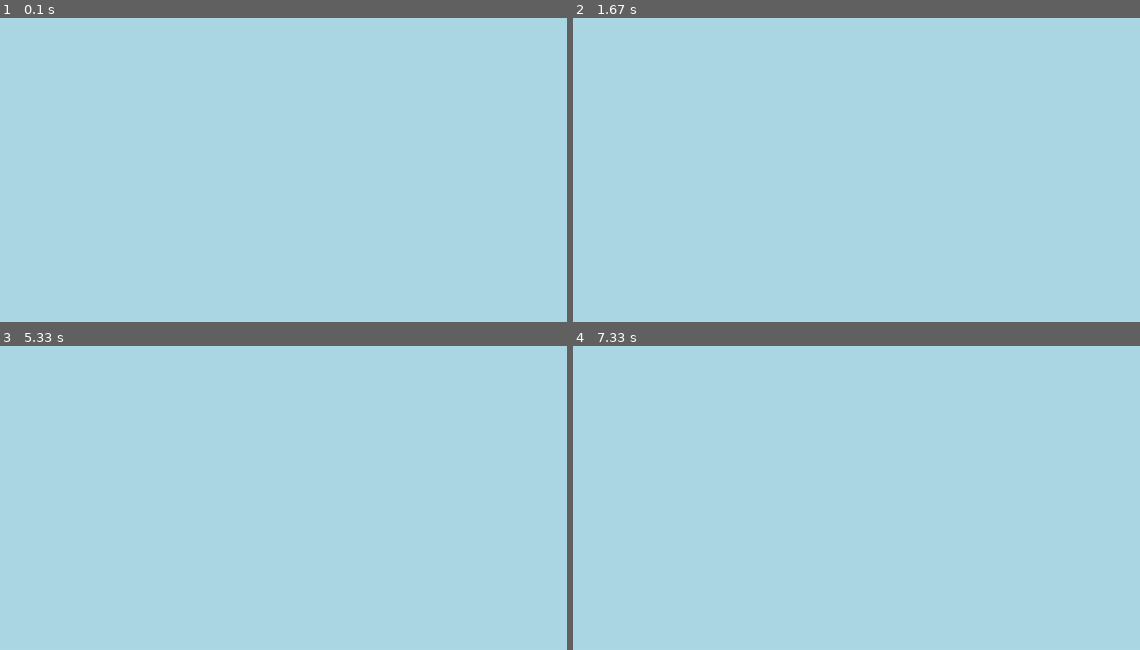
Above: before the commit, frames 1-4 (two rows, left to right).
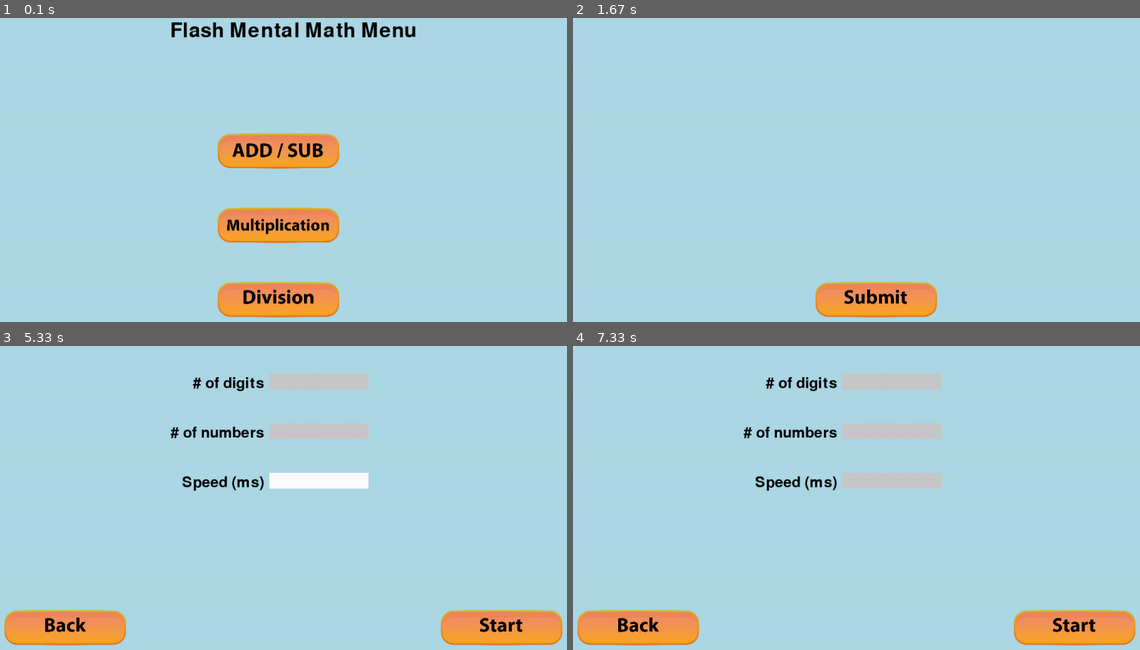
Above: after the commit, the same moments.

Repository: ATOMiNATiON/flashMental
Game: pygame game, started from src/main.py
Two runs of this game, one before a commit and one after it. Both use one fixed random seed, a clock stepped at 60 frames per second and the inputs below.
Inputs (mouse positions are in pixels of both pictures, inside the frame that each line leads up to):
- Up to frame 1 (0.1 s): no input
- Up to frame 2 (1.67 s): click (862, 176) at 0.38 s; click (1071, 297) at 0.72 s; click (873, 297) at 1.05 s; click (1094, 300) at 1.38 s
- Up to frame 3 (5.33 s): click (260, 595) at 2.22 s; click (62, 625) at 2.55 s; click (277, 555) at 3.05 s; click (277, 625) at 4.38 s; click (317, 488) at 5.22 s
- Up to frame 4 (7.33 s): click (675, 479) at 5.55 s; click (669, 634) at 6.38 s; click (850, 482) at 6.72 s; click (799, 488) at 7.05 s

The runs differ from the first frame. In frame 1, 8.4% of the frame differs, in the area x 30-74%, y 1-99%; in frame 2, 2.4%; in frame 3, 8.4%; in frame 4, 8.3%.

Commit message:
The add/sub option goes to new page and there exists input boxes

Diff:
--- a/src/main.py
+++ b/src/main.py
@@ -1,28 +1,132 @@
 import pygame
+import button
+from generate import Problem
+from input_box import InputBox
 
-def main():
-    # pygame setup
-    pygame.init()
-    screen = pygame.display.set_mode((1280, 720))
-    clock = pygame.time.Clock()
+# Constants
+SCREEN_WIDTH = 1280
+SCREEN_HEIGHT = 720
+BLACK = (0, 0, 0)
+
+# pygame setup
+pygame.init()
+pygame.display.set_caption("Flash Mental")
+screen = pygame.display.set_mode((SCREEN_WIDTH, SCREEN_HEIGHT))
+
+# add / sub display (actually playing now)
+def play_add_sub():
+    # setting game title
     running = True
 
+    # buttons
+    submit_button_img = pygame.image.load("../img/submit.png").convert_alpha()
+    submit_button = button.Button(500, 500, submit_button_img, 0.16)
+
+    # Game loop
     while running:
-        # poll for events
-        # pygame.QUIT event means the user clicked X to close your window
+
+        screen.fill("lightblue")
+
         for event in pygame.event.get():
             if event.type == pygame.QUIT:
                 running = False
 
-        # fill the screen with a color to wipe away anything from last frame
+        if submit_button.draw(screen):
+            return
+
+        pygame.display.update()
+
+    pygame.quit()
+
+# add / sub game options
+def add_sub_game():
+    # setting game title
+    pygame.display.set_caption("Addition/Subtraction")
+    running = True
+
+    # create a "back button" & "start button" instance
+    back_button_img = pygame.image.load("../img/back.png").convert_alpha()
+    start_button_img = pygame.image.load("../img/start.png").convert_alpha()
+    back_button = button.Button(20, 500, back_button_img, 0.16)
+    start_button = button.Button(900, 500, start_button_img, 0.16)
+
+    # create input boxes
+    input_boxes = [
+        InputBox(600, 100, 140, 32, left_text="# of digits"),
+        InputBox(600, 200, 140, 32, left_text="# of numbers"),
+        InputBox(600, 300, 140, 32, left_text="Speed (ms)"),
+    ]
+
+    # Creates a setup page for the game inputs
+    while running:
         screen.fill("lightblue")
 
-        # RENDER YOUR GAME HERE
+        for event in pygame.event.get():
+            if event.type == pygame.QUIT:
+                running = False
+            for box in input_boxes:
+                box.handle_event(event)
 
-        # flip() the display to put your work on screen
-        pygame.display.flip()
+        for box in input_boxes:
+            box.update()
 
-        clock.tick(60)  # limits FPS to 60
+        for box in input_boxes:
+            box.draw(screen)
+
+        if back_button.draw(screen):
+            return
+        if start_button.draw(screen):
+            play_add_sub()
+
+        pygame.display.update()
+
+    pygame.quit()
+
+# mult game menu
+def mult_game():
+    pass
+
+# div game menu
+def div_game():
+    pass
+
+# main menu
+def main():
+
+    # load button images
+    add_sub_img = pygame.image.load('../img/add_sub.png').convert_alpha()
+    mult_img = pygame.image.load('../img/mult.png').convert_alpha()
+    div_img = pygame.image.load('../img/div.png').convert_alpha()
+
+    # creating button instances
+    add_sub_btn = button.Button(450, 200, add_sub_img, 0.16)
+    mult_btn = button.Button(450, 350, mult_img, 0.16)
+    div_btn = button.Button(450, 500, div_img, 0.16)
+
+    # create a font object for the menu title
+    title_font = pygame.font.Font(None, 60)
+
+    running = True
+    while running:
+
+        screen.fill("lightblue")
+        # Render the menu title text
+        title_text = title_font.render("Flash Mental Math Menu", True, BLACK)
+        screen.blit(title_text, (400, 50))
+
+        if add_sub_btn.draw(screen):
+            add_sub_game()
+        if mult_btn.draw(screen):
+            print("mult")
+        if div_btn.draw(screen):
+            print("div")
+
+
+        for event in pygame.event.get():
+            if event.type == pygame.QUIT:
+                running = False
+
+        pygame.display.update()
 
     pygame.quit()
 
